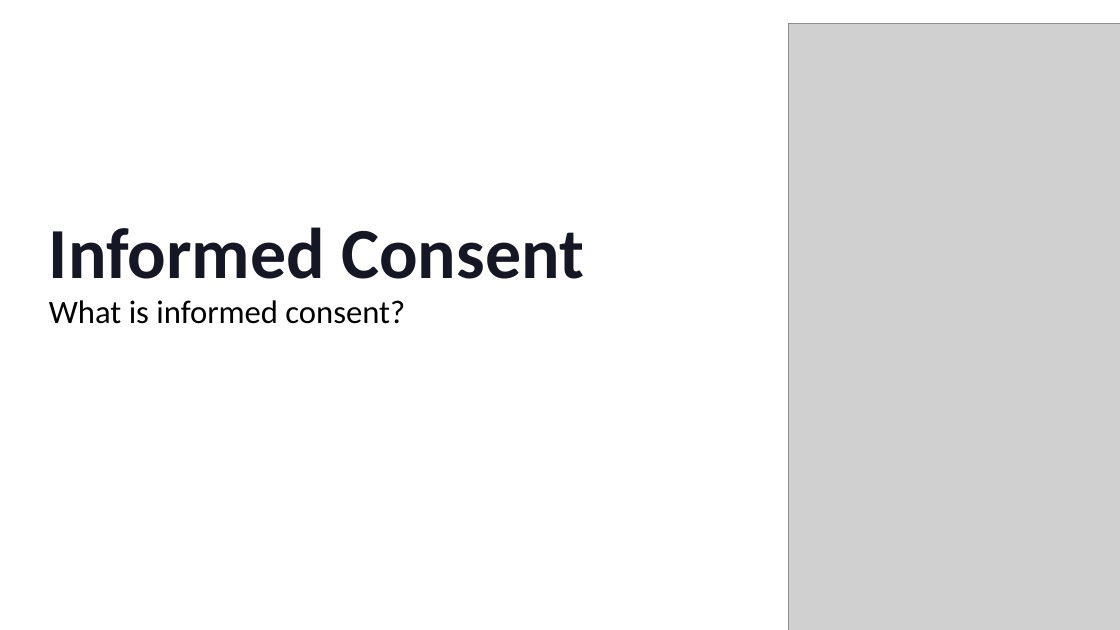
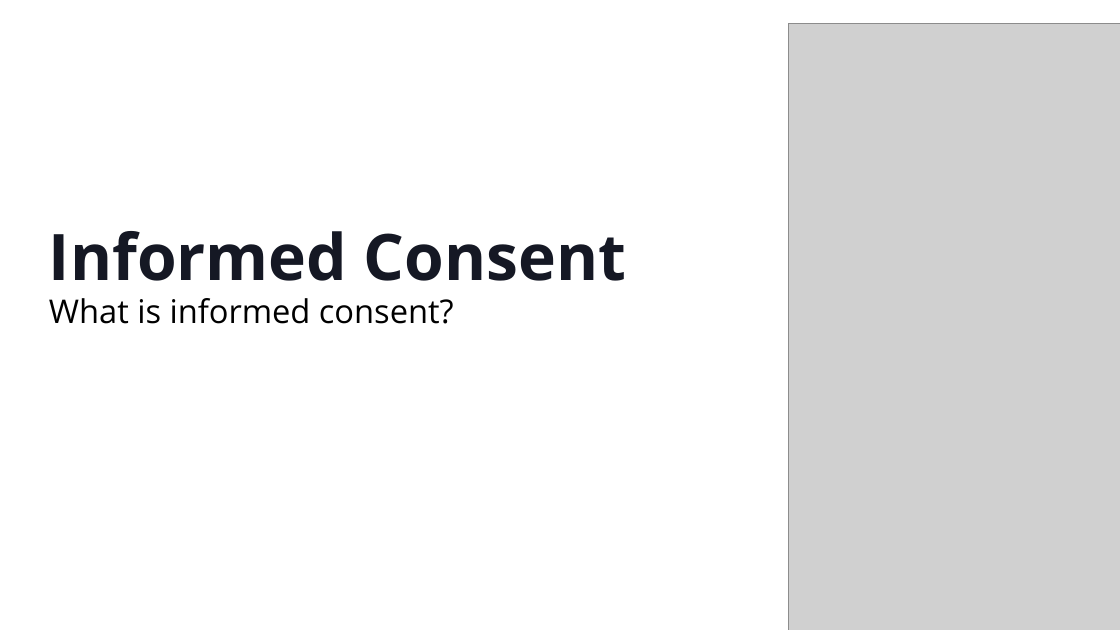
Before and after one commit to Lamasolh/Nabad, a slide deck: slide 1 of safeguarding/en/lessons/informed_consent.pptx. Drawn at 1120x630 pixels with LibreOffice and Linux fonts; fonts in the diff are those of the drawing; grey boxes stand for pictures; background and template pictures are left out. Boxes give left, top, right and bottom in pixels: in the first picture for what was removed or moved away, otherwise in the second. Text is boxed around its words. In the diff, an @@ line names an element or a change of style, - is before the commit and + after.

```diff
--- a/safeguarding/en/lessons/informed_consent.pptx
+++ b/safeguarding/en/lessons/informed_consent.pptx
@@ text "Informed Consent" at (x1=49, y1=231, x2=626, y2=281): size 61.6 to 55 pt, font Calibri to Open Sans @@
@@ text "What is informed consent?" at (x1=49, y1=298, x2=454, y2=324): font Calibri to Open Sans @@
```
Also in this commit, not shown: 4 other slides changed, 33 other files.
